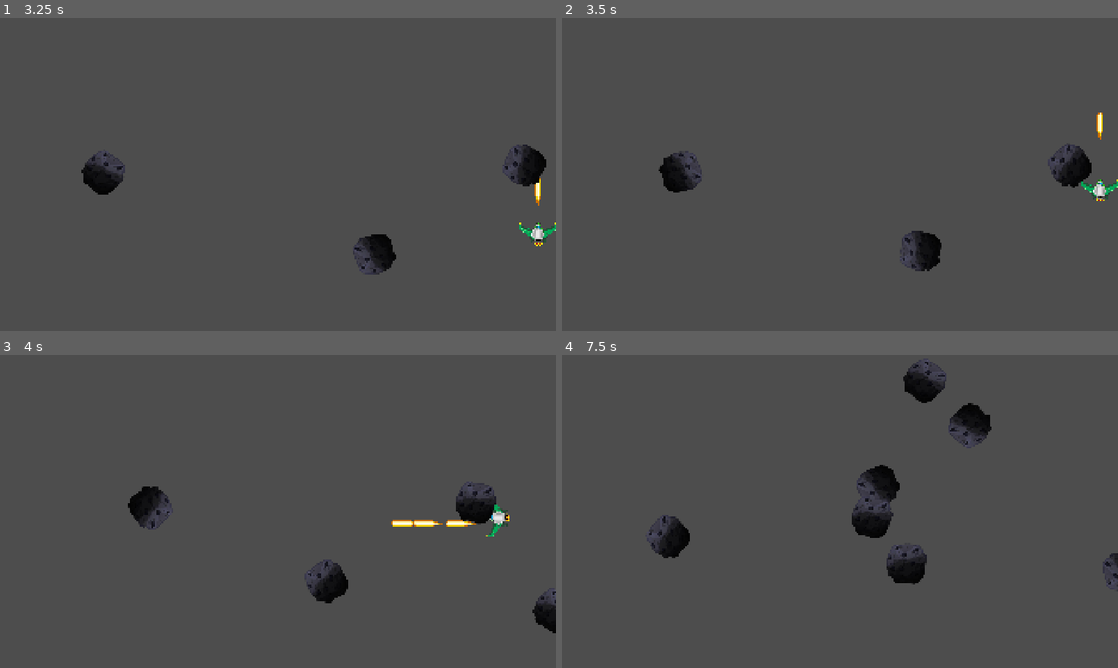
Above: before the commit, frames 1-4 (two rows, left to right).
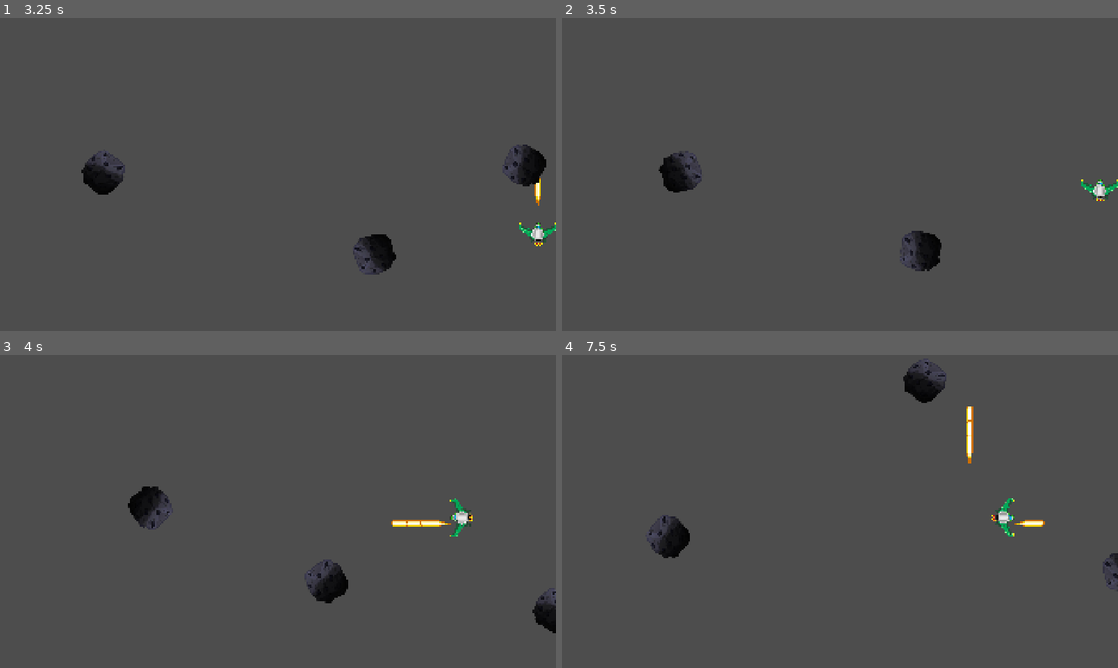
Above: after the commit, the same moments.

Repository: Mirguini/AsteroidZ
Game: Godot game, scene res://Main.tscn
Same seed, same stepped clock (60 frames per second), same inputs: the game is played once before the commit and once after it.
Inputs (mouse positions are in pixels of both pictures, inside the frame that each line leads up to):
- Up to frame 1 (3.25 s): move the mouse to (400, 158) at 0.52 s; press the mouse at (400, 158) at 0.53 s; hold D (moveRight) 0.53-1.28 s; move the mouse to (166, 190) at 1.27 s; release the mouse at (166, 190) at 1.28 s; hold S (moveDown) 1.28-2.03 s; click (166, 190) at 1.35 s; move the mouse to (333, 105) at 2.02 s; press the mouse at (333, 105) at 2.03 s; hold D (moveRight) 2.03-2.78 s; move the mouse to (250, 237) at 2.77 s; release the mouse at (250, 237) at 2.78 s; hold W (moveUp) from 2.78 s (still down); click (250, 237) at 2.85 s
- Up to frame 2 (3.5 s): keep holding W (moveUp)
- Up to frame 3 (4 s): move the mouse to (444, 558) at 3.52 s; release W (moveUp) at 3.53 s; press the mouse at (444, 558) at 3.53 s; hold A (moveLeft) from 3.53 s (still down)
- Up to frame 4 (7.5 s): move the mouse to (673, 464) at 4.27 s; release the mouse at (673, 464) at 4.28 s; click (673, 464) at 4.35 s; move the mouse to (867, 511) at 5.02 s; release A (moveLeft) at 5.03 s; press the mouse at (867, 511) at 5.03 s; hold S (moveDown) 5.03-5.78 s; move the mouse to (756, 433) at 5.77 s; release the mouse at (756, 433) at 5.78 s; hold D (moveRight) 5.78-6.53 s; click (756, 433) at 5.85 s; move the mouse to (962, 495) at 6.52 s; press the mouse at (962, 495) at 6.53 s; hold W (moveUp) 6.53-7.28 s; move the mouse to (728, 527) at 7.27 s; release the mouse at (728, 527) at 7.28 s; hold D (moveRight) from 7.28 s (still down); click (728, 527) at 7.35 s

Frame 1 is identical in both runs. In frame 2, 0.7% of the frame differs, in the area x 87-98%, y 30-55%; in frame 3, 1.0%; in frame 4, 2.7%, in the area x 52-87%, y 15-74%.

Commit message:
Asteroid Destrucion
Quan la bala toca a un asteroide aquest es destrueix.

Diff:
--- a/asteroid-z/Asteroid/Asteroid.tscn
+++ b/asteroid-z/Asteroid/Asteroid.tscn
@@ -6,7 +6,7 @@
 [sub_resource type="CircleShape2D" id="CircleShape2D_n00aa"]
 radius = 53.65
 
-[node name="Asteroid" type="CharacterBody2D"]
+[node name="Asteroid" type="CharacterBody2D" groups=["asteroids"]]
 script = ExtResource("1_n00aa")
 
 [node name="CollisionShape2D" type="CollisionShape2D" parent="."]
--- a/asteroid-z/Player/Bullet/Bullet.gd
+++ b/asteroid-z/Player/Bullet/Bullet.gd
@@ -16,3 +16,9 @@
 func _physics_process(delta: float) -> void:
 	# Moviment
 	global_position += direction.normalized() * speed * delta
+
+
+func _on_body_entered(body: Node2D) -> void:
+	if body.is_in_group("asteroids"):
+		body.queue_free()
+		queue_free()
--- a/asteroid-z/Player/Bullet/Bullet.tscn
+++ b/asteroid-z/Player/Bullet/Bullet.tscn
@@ -17,3 +17,5 @@
 rotation = -1.5707964
 scale = Vector2(0.081002615, 0.081002615)
 texture = ExtResource("2_di272")
+
+[connection signal="body_entered" from="." to="." method="_on_body_entered"]
